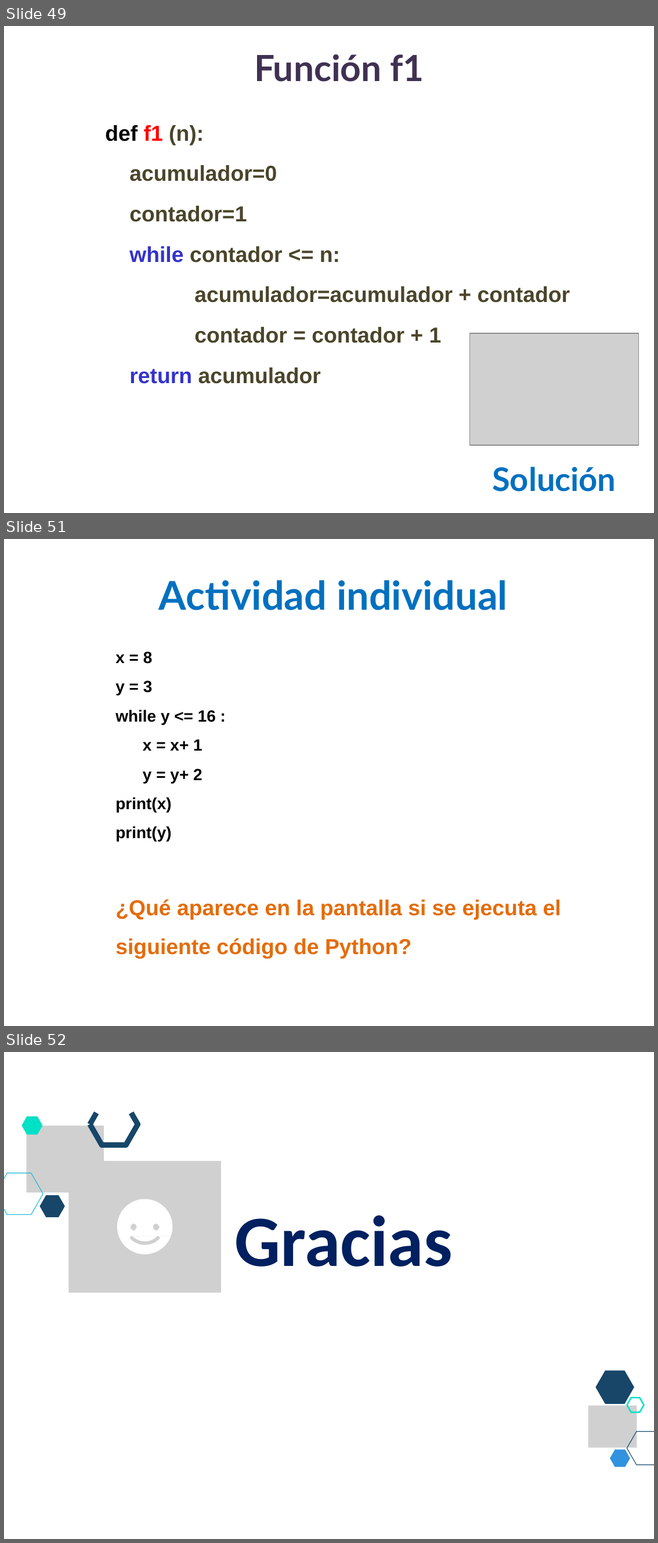
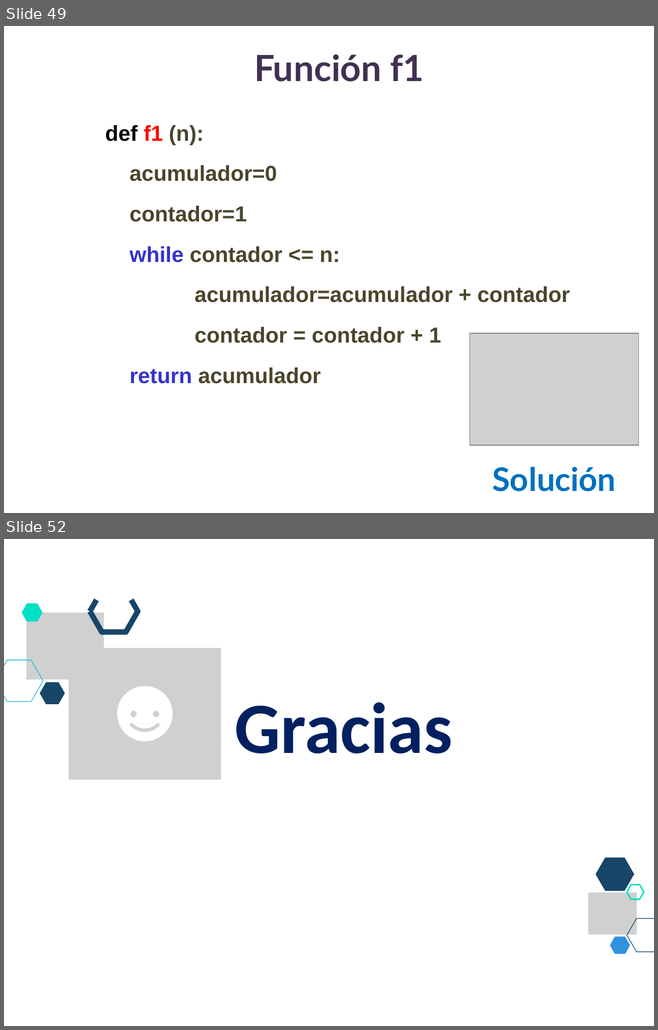
Before and after one commit to lizetheP/PensamientoC, a slide deck: CalendarioAgo20L/presentaciones/7_While.pptx. Shown one above the other, each under a label of ours: slides 49, 51 and 52 before the commit, slides 49 and 52 after it; the slides between them are not shown. The pictures are 658x1543 and 658x1030 pixels, drawn with LibreOffice and Linux fonts; fonts in the diff are those of the drawing; grey boxes stand for pictures. Boxes give left, top, right and bottom in pixels: in the first picture for what was removed or moved away, otherwise in the second. Text is boxed around its words. In the diff, an @@ line names an element or a change of style, - is before the commit and + after.

```diff
--- a/CalendarioAgo20L/presentaciones/7_While.pptx
+++ b/CalendarioAgo20L/presentaciones/7_While.pptx
@@ slide 51 removed at (4, 539, 654, 1026), background #FFFFFF @@
@@ text removed at (159, 580, 507, 610) @@
-Actividad individual
@@ text removed at (115, 652, 561, 959) @@
-x = 8
-y = 3
-while y <= 16 :
-x = x+ 1
-y = y+ 2
-print(x)
-print(y)
-¿Qué aparece en la pantalla si se ejecuta el siguiente código de Python?
```
Also in this commit, not shown: 2 slides changed, 1 slide added, 1 other file.
